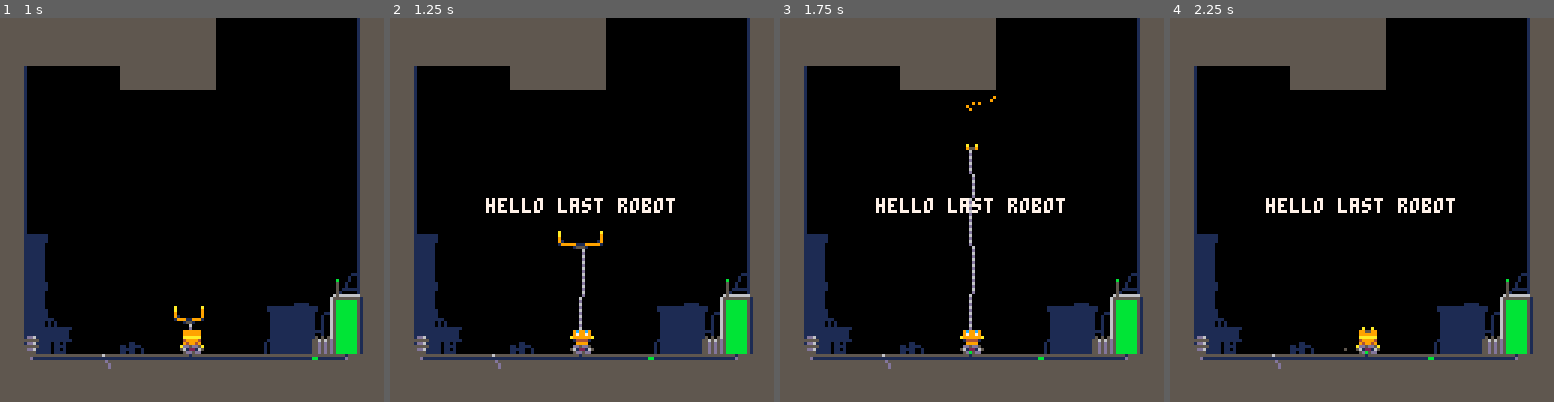
Above: before the commit, frames 1-4 (left to right).
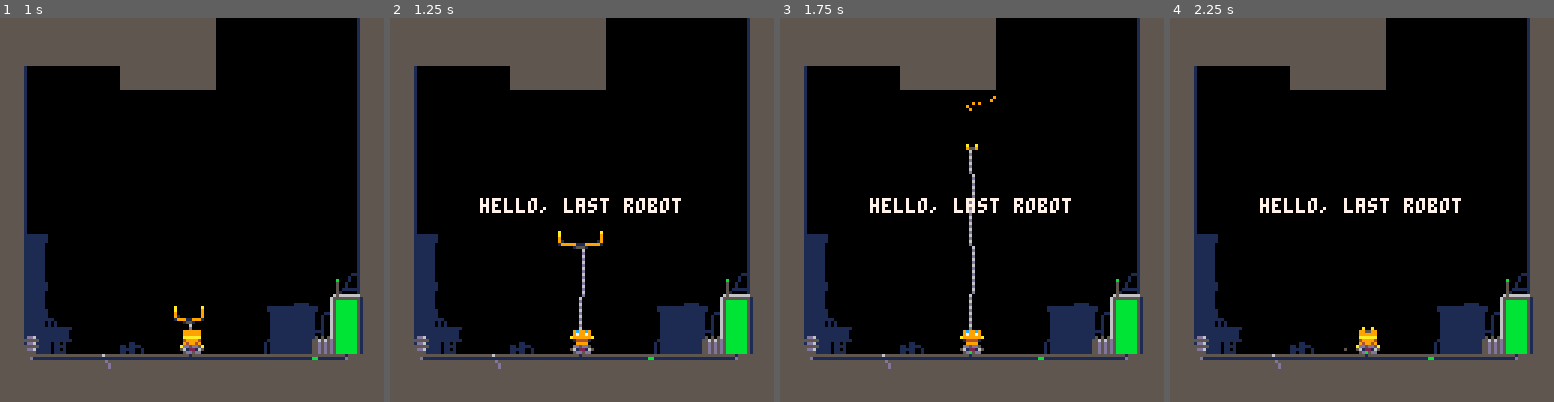
Above: after the commit, the same moments.

Repository: headjump/ld39
Game: PICO-8 cartridge crane.p8
Two runs of this game, one before a commit and one after it. Both use one fixed random seed, a clock stepped at 60 frames per second and the inputs below.
Inputs:
- Up to frame 1 (1 s): tap X (X key) at 0.33 s; tap O (Z key) at 0.7 s
- Up to frame 2 (1.25 s): tap X (X key) at 1.07 s
- Up to frame 3 (1.75 s): hold Right from 1.6 s (still down); tap O (Z key) at 1.7 s
- Up to frame 4 (2.25 s): tap X (X key) at 1.85 s; release Right at 2.1 s; tap O (Z key) at 2.1 s

Frame 1 is identical in both runs. In frame 2, 0.9% of the frame differs, in the area x 23-76%, y 46-51%; in frame 3, 0.9%; in frame 4, 0.9%.

Commit message:
make grab and fillup separate tut phases

Diff:
--- a/crane.p8
+++ b/crane.p8
@@ -452,22 +452,31 @@
    end
   }
  end
- local p_tut_shoot=function(msg,msg2,col)
-  local wait_for_fillup=false
+ local p_tut_grap=function(msg,col)
   return {
    upd=function(e,st)
-    if(st.consumer.busy)then wait_for_fillup=true end
-    return wait_for_fillup and st.battery.full
+    return st.consumer.generating_energy
    end,
    drw=function(e,st)
     local target=ngn_tagged(t_consumable)[1]
-    if(target and not wait_for_fillup)then
+    if(target)then
      drw_msg(msg,col)
      print("❎",target.x,target.y+10)
     end
-    if(wait_for_fillup)then
-     drw_msg(msg2,col)
-    end
+   end
+  }
+ end
+ local p_tut_fillup=function(msg,col)
+  local blink_tgl=tgl(10)
+  return {
+   upd=function(e,st)
+    blink_tgl.upd()
+    return st.battery.full
+   end,
+   drw=function(e,st)
+    local bat=st.battery.bar
+    drw_msg(msg,col)
+    if(blink_tgl.val>0)then spr(66,bat[1]-1,bat[2]-20) end
    end
   }
  end
@@ -486,9 +495,9 @@
      phases={
       {p_set_battery,false},
       {p_wait,20},
-      {p_msg,"hello last robot",7,60},
+      {p_msg,"hello, last robot",7,60},
       {p_wait,20},
-      {p_tut_move,"move!",7,"nice :)",3},
+      {p_tut_move,"move!",7},
       {p_wait,4},
       {p_msg,"nice!",7,30},
       {p_wait,12},
@@ -497,7 +506,9 @@
       {p_set_battery,true},
       {p_tut_battery,"and your energy runs out",7,120},
       {p_wait,25},
-      {p_tut_shoot,"grap a green alien","your energy fills up",7}
+      {p_tut_grap,"grap a green alien",7},
+      {p_wait,25},
+      {p_tut_fillup,"it fill up your energy",7}
      }
     end
     --create current phase
